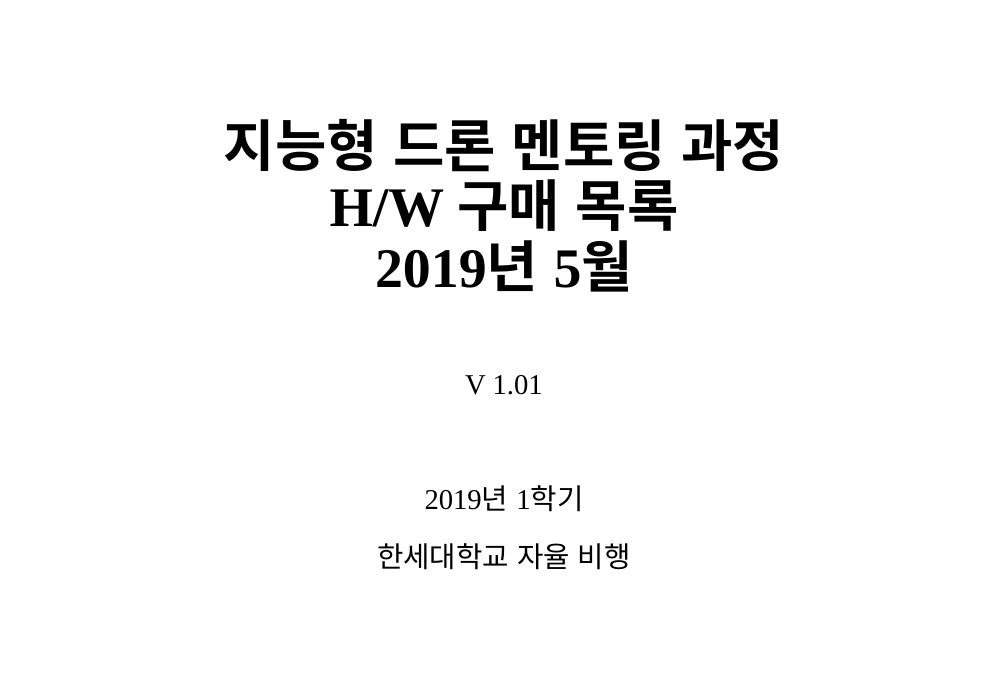
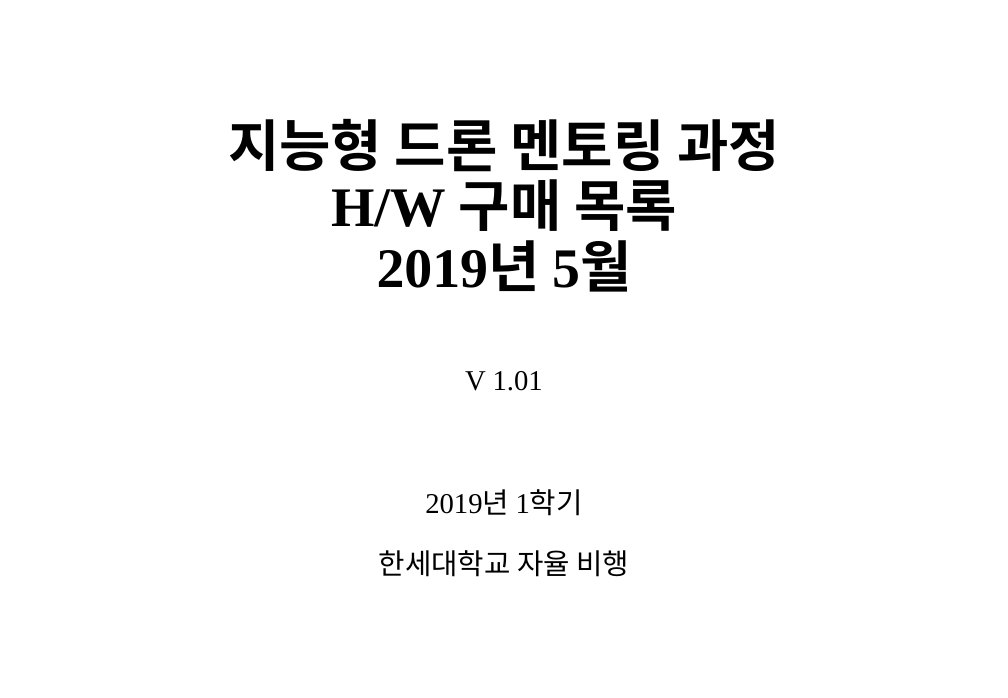
Before and after one commit to sunabove/autopilot_doc, a slide deck: slide 1 of 120 구매/107 지능형 드론 멘토링 HW 구매 목록 19년 5월 V1.1.pptx. Drawn at 1008x698 pixels with LibreOffice and Linux fonts; fonts in the diff are those of the drawing. Boxes give left, top, right and bottom in pixels: in the first picture for what was removed or moved away, otherwise in the second. Text is boxed around its words. In the diff, an @@ line names an element or a change of style, - is before the commit and + after.

```diff
--- a/120 구매/107 지능형 드론 멘토링 HW 구매 목록 19년 5월 V1.1.pptx
+++ b/120 구매/107 지능형 드론 멘토링 HW 구매 목록 19년 5월 V1.1.pptx
@@ title "지능형 드론 멘토링 과정 H/W ..." rewrapped from (224, 118, 785, 292) to (228, 118, 780, 292) @@
@@ subtitle "V 1.01" at (379, 371, 629, 577): line spacing 1.3 to 1.4; less space between paragraphs @@
```
Also in this commit, not shown: 9 other slides changed, 7 other files.
